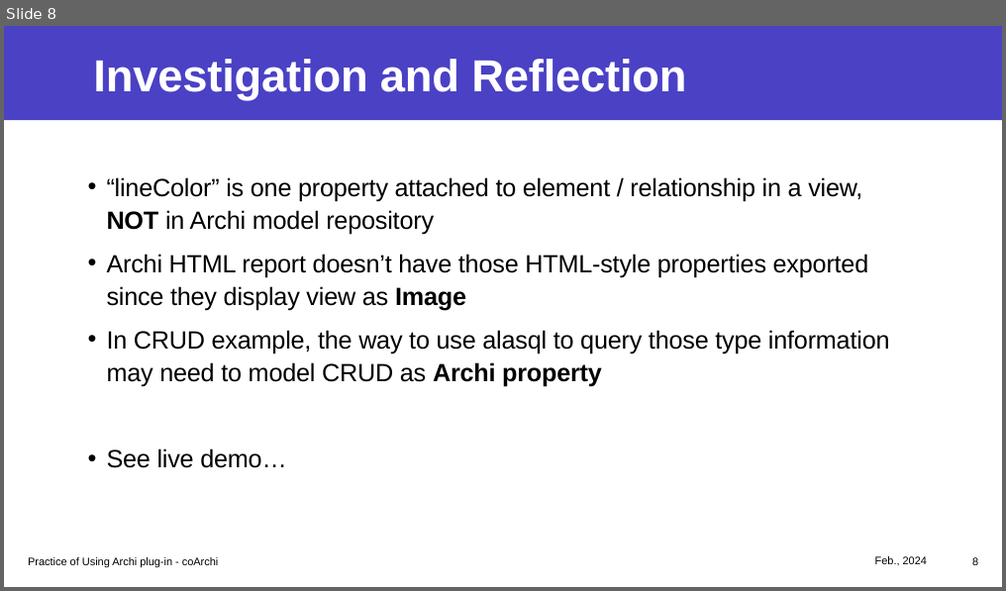
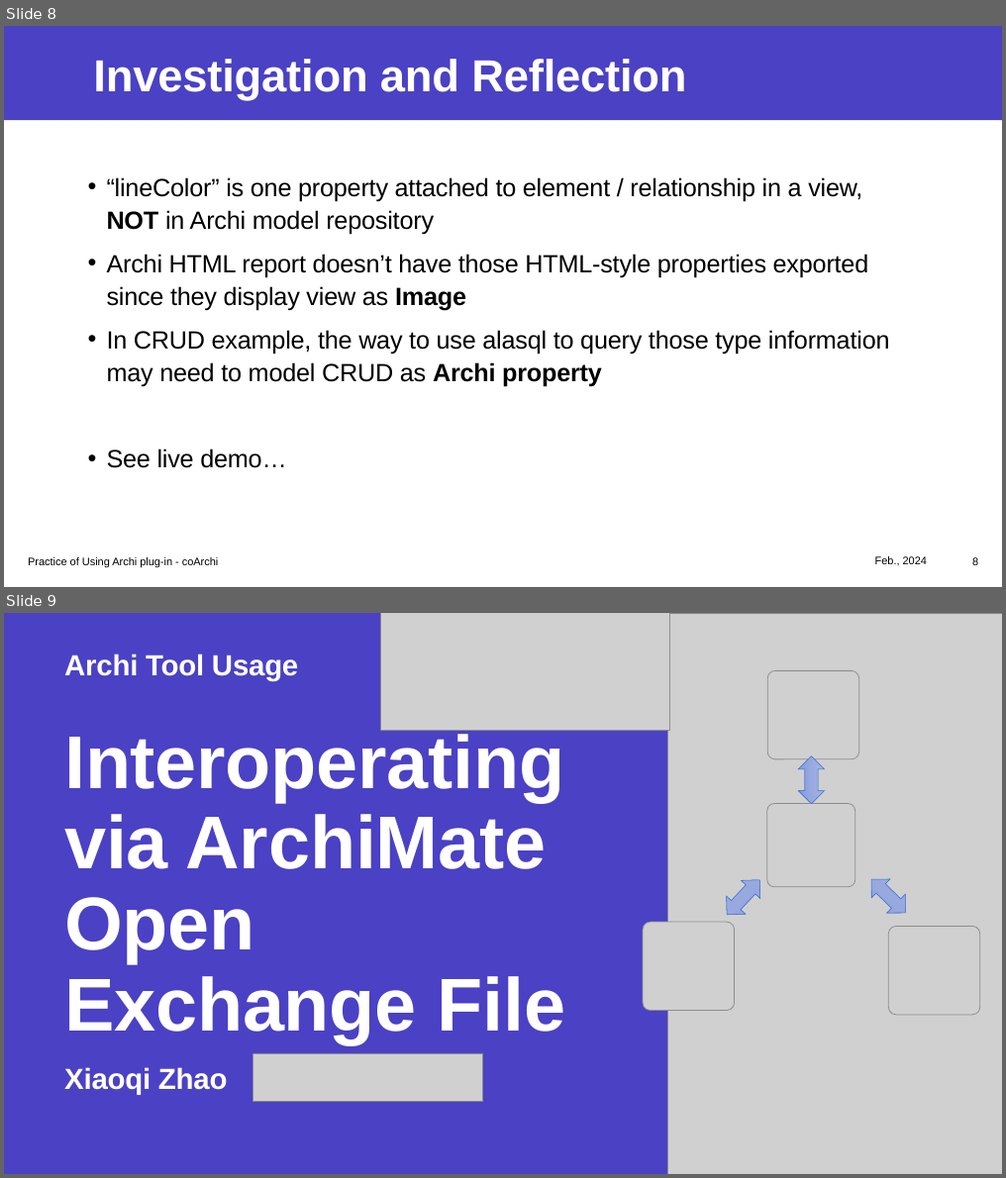
Before and after one commit to yasenstar/EA, a slide deck: architool/Using-Archi.pptx. Shown one above the other, each under a label of ours: slide 8 before the commit, slides 8 and 9 after it. The pictures are 1006x591 and 1006x1178 pixels, drawn with LibreOffice and Linux fonts; fonts in the diff are those of the drawing; grey boxes stand for pictures. Boxes give left, top, right and bottom in pixels: in the first picture for what was removed or moved away, otherwise in the second. Text is boxed around its words. In the diff, an @@ line names an element or a change of style, - is before the commit and + after.

Commit message:
add open exchange file video

```diff
--- a/architool/Using-Archi.pptx
+++ b/architool/Using-Archi.pptx
@@ slide 9 added at box(4, 613, 1002, 1174), background #FFFFFF @@
@@ rectangle added at box(4, 613, 668, 1174), fill #4A41C5 @@
@@ picture added at box(380, 613, 670, 731) @@
@@ picture added at box(668, 613, 1002, 1174) @@
@@ text added at box(64, 654, 298, 681), 28 pt, text #FFFFFF, bold @@
+Archi Tool Usage
@@ picture added at box(767, 670, 859, 759) @@
@@ title added at box(64, 729, 566, 1045), 72 pt, text #FFFFFF, bold @@
+Interoperating via ArchiMate Open Exchange File
@@ left right arrow added at box(799, 757, 825, 804), fill gradient #A5B6E5 to #97AAE0 to #849CDF, outline #386ECE 0.5 pt @@
@@ picture added at box(767, 804, 856, 887) @@
@@ left right arrow added at box(718, 871, 769, 924), fill gradient #A5B6E5 to #97AAE0 to #849CDF, outline #386ECE 0.5 pt @@
@@ left right arrow added at box(862, 870, 915, 923), fill gradient #A5B6E5 to #97AAE0 to #849CDF, outline #386ECE 0.5 pt @@
@@ picture added at box(643, 922, 734, 1011) @@
@@ picture added at box(889, 927, 980, 1015) @@
@@ picture added at box(252, 1054, 482, 1102) @@
@@ subtitle added at box(64, 1067, 228, 1095), 28 pt, text #FFFFFF, bold @@
+Xiaoqi Zhao
```
Also in this commit, not shown: 8 other files.
